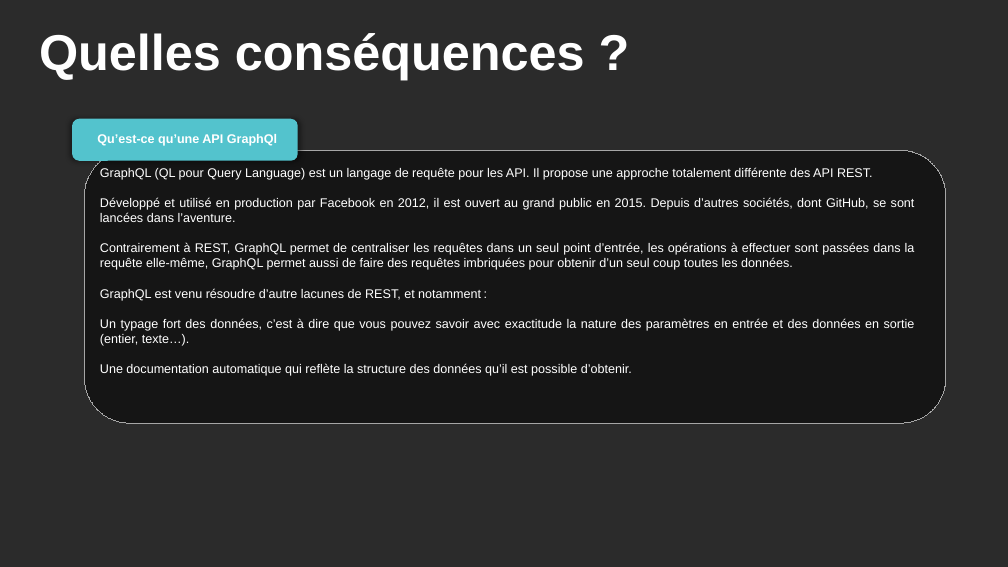
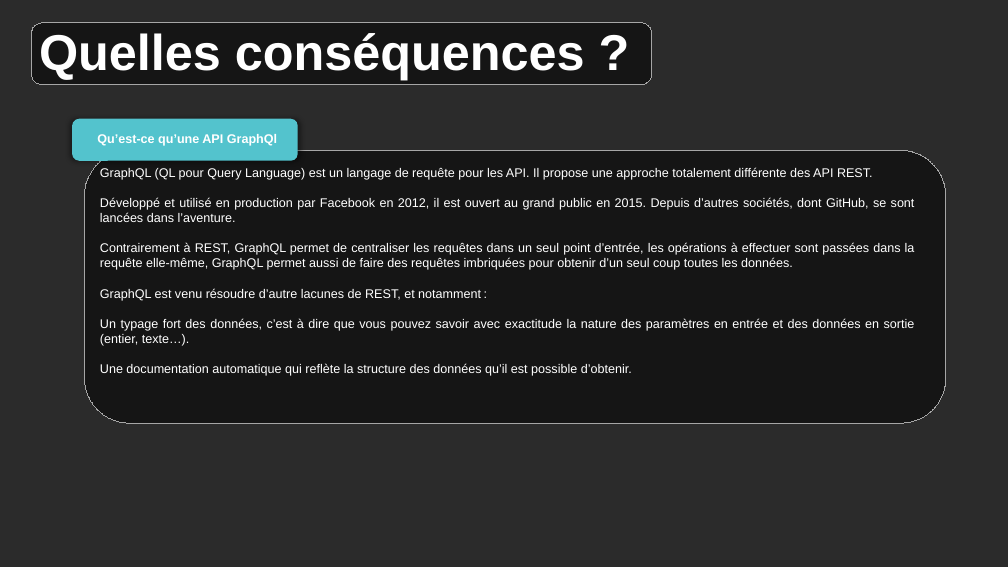
Before and after one commit to Mario-35/api-prestentation, a slide deck: slide 26 of prestentation.pptx. Drawn at 1008x567 pixels with LibreOffice and Linux fonts; fonts in the diff are those of the drawing; background and template pictures are left out; a plain dark background stands for a picture behind light text. Boxes give left, top, right and bottom in pixels: in the first picture for what was removed or moved away, otherwise in the second. Text is boxed around its words. In the diff, an @@ line names an element or a change of style, - is before the commit and + after.

```diff
--- a/prestentation.pptx
+++ b/prestentation.pptx
@@ rounded rectangle added at bbox=[32, 23, 652, 85], fill #000000 at 50% opacity, outline #A6A6A6 0.75 pt @@
```
Also in this commit, not shown: 10 other slides changed, 6 slides added, 2 slides removed, 19 other files.
